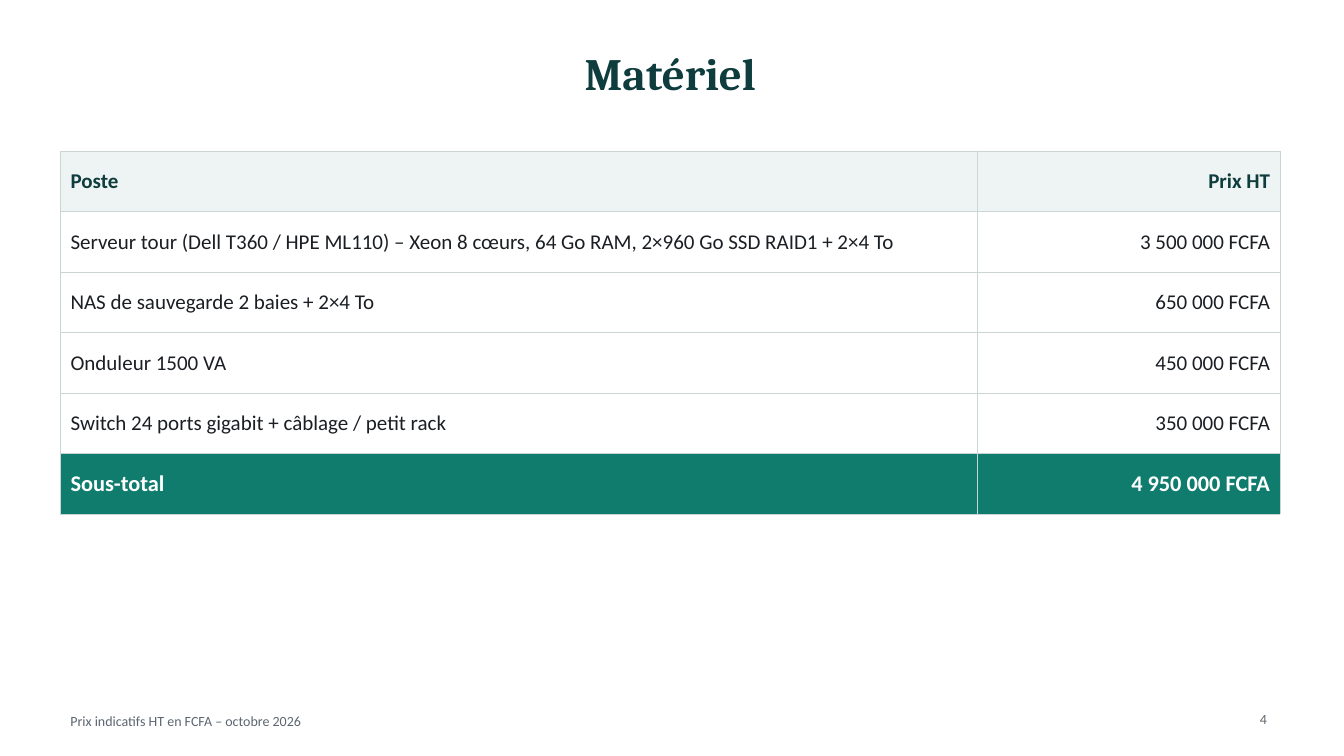
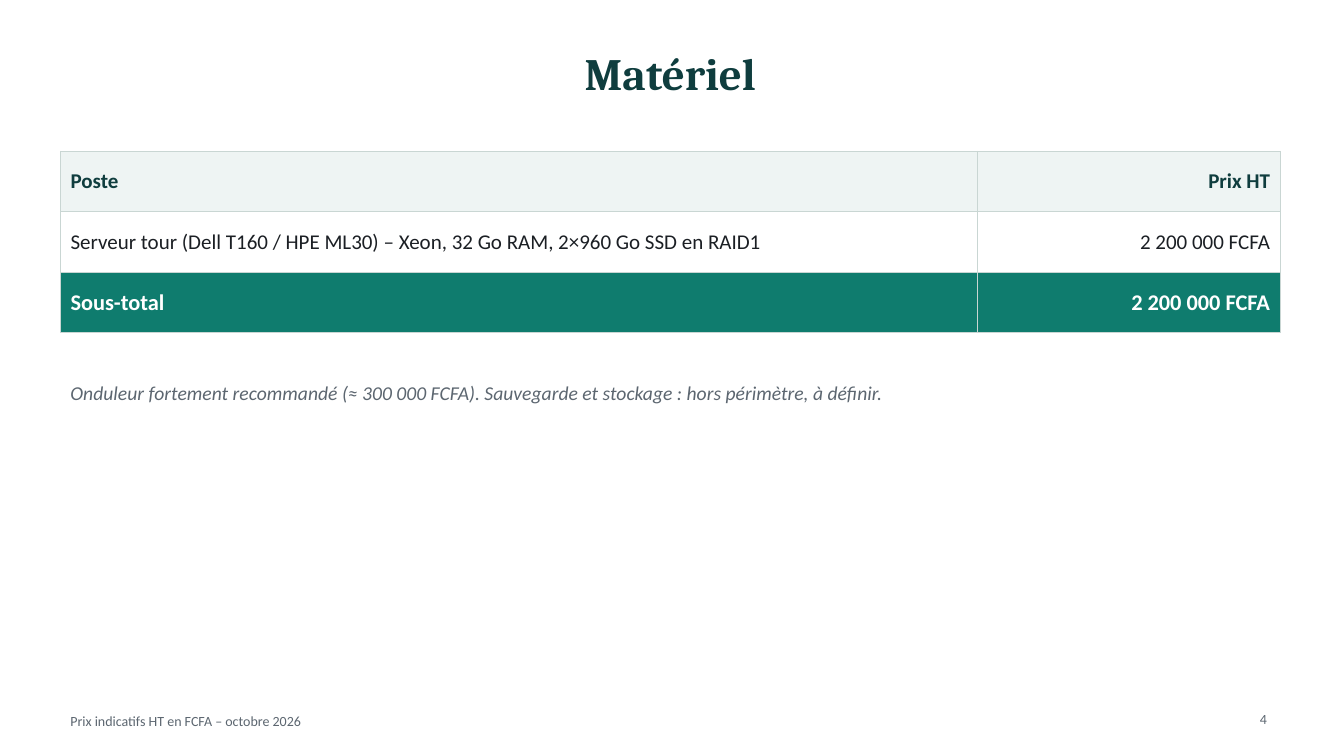
Before and after one commit to meledjearmel/others-documents, a slide deck: slide 4 of proposition-serveur/Proposition_Serveur_Proxmox_WindowsServer.pptx. Drawn at 1344x756 pixels with LibreOffice and Linux fonts; fonts in the diff are those of the drawing. Boxes give left, top, right and bottom in pixels: in the first picture for what was removed or moved away, otherwise in the second. Text is boxed around its words. In the diff, an @@ line names an element or a change of style, - is before the commit and + after.

```diff
--- a/proposition-serveur/Proposition_Serveur_Proxmox_WindowsServer.pptx
+++ b/proposition-serveur/Proposition_Serveur_Proxmox_WindowsServer.pptx
@@ table at (60, 151, 1280, 314) @@
-row 2: Serveur tour (Dell T360 / HPE ML110) – Xeon 8 cœurs, 64 Go RAM, 2×960 Go SSD RAID1 + 2×4 To | 3 500 000 FCFA
-row 3: NAS de sauvegarde 2 baies + 2×4 To | 650 000 FCFA
-row 4: Onduleur 1500 VA | 450 000 FCFA
-row 5: Switch 24 ports gigabit + câblage / petit rack | 350 000 FCFA
-row 6: Sous-total | 4 950 000 FCFA
+row 2: Serveur tour (Dell T160 / HPE ML30) – Xeon, 32 Go RAM, 2×960 Go SSD en RAID1 | 2 200 000 FCFA
+row 3: Sous-total | 2 200 000 FCFA
@@ text added at (70, 386, 882, 404), 14 pt, text #5C6670, italic @@
+Onduleur fortement recommandé (≈ 300 000 FCFA). Sauvegarde et stockage : hors périmètre, à définir.
```
Also in this commit, not shown: 7 other slides changed, 1 slide added, 1 slide removed, 1 other file.
